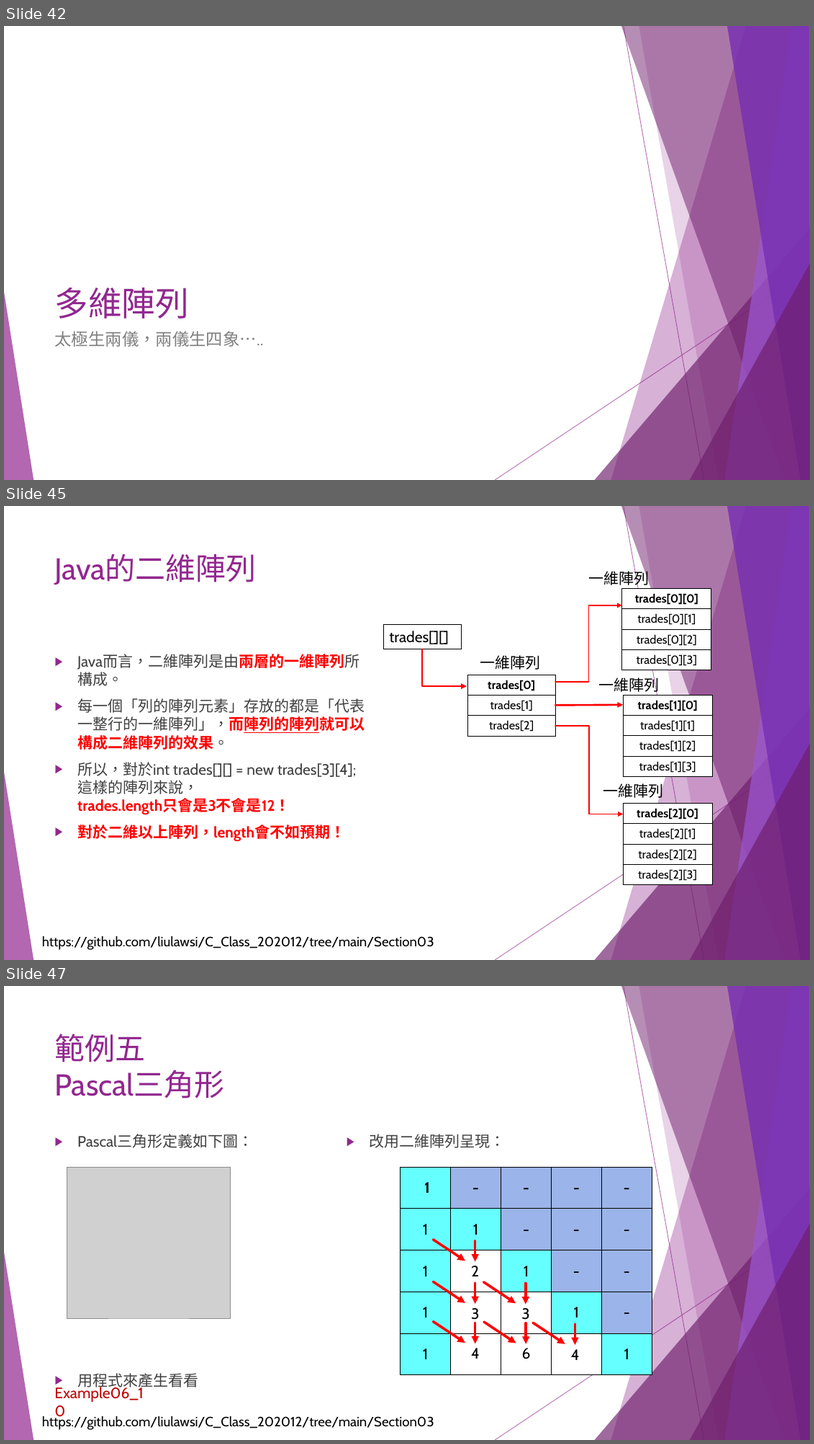
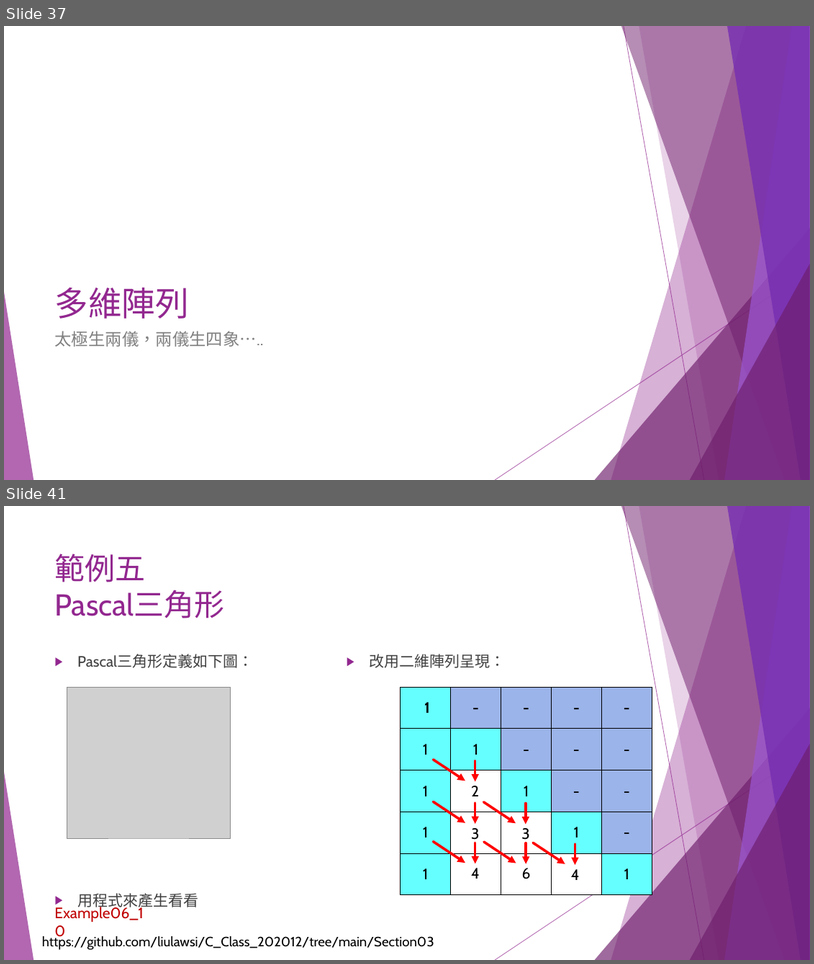
Before and after one commit to liulawsi/My_PPTs, a slide deck: CHING JIAN/C_Class/04陣列好好用.pptx. Shown one above the other, each under a label of ours: slides 42, 45 and 47 before the commit, slides 37 and 41 after it; the slides between them are not shown. The pictures are 814x1444 and 814x964 pixels, drawn with LibreOffice and Linux fonts; fonts in the diff are those of the drawing; grey boxes stand for pictures. Boxes give left, top, right and bottom in pixels: in the first picture for what was removed or moved away, otherwise in the second. Text is boxed around its words. In the diff, an @@ line names an element or a change of style, - is before the commit and + after.

```diff
--- a/CHING JIAN/C_Class/04陣列好好用.pptx
+++ b/CHING JIAN/C_Class/04陣列好好用.pptx
@@ slide 45 removed at [4, 506, 810, 960], background #FFFFFF; not listed: 10 template elements that a slide beside it also shows @@
@@ title removed at [55, 554, 257, 584] @@
-Java的二維陣列
@@ text removed at [589, 569, 650, 587] @@
-一維陣列
@@ table removed at [622, 588, 712, 669], 4 rows, 1 columns @@
-trades[0][0]
-trades[0][1]
-trades[0][2]
-trades[0][3]
@@ elbow arrow removed from (556, 682) to (622, 605) @@
@@ rectangle removed at [384, 625, 462, 649] @@
-trades[][]
@@ text removed at [77, 654, 365, 841] @@
-▶ Java而言，二維陣列是由兩層的一維陣列所構成。
-▶ 每一個「列的陣列元素」存放的都是「代表一整行的一維陣列」，而陣列的陣列就可以構成二維陣列的效果。
-▶ 所以，對於int trades[][] = new trades[3][4];
-  這樣的陣列來說，
-  trades.length只會是3不會是12！
-▶ 對於二維以上陣列，length會不如預期！
@@ elbow arrow removed from (422, 649) to (467, 686) @@
@@ text removed at [481, 655, 541, 669] @@
-一維陣列
@@ table removed at [468, 674, 556, 735], 3 rows, 1 columns @@
-trades[0]
-trades[1]
-trades[2]
@@ text removed at [599, 675, 660, 694] @@
-一維陣列
@@ table removed at [623, 695, 713, 775], 4 rows, 1 columns @@
-trades[1][0]
-trades[1][1]
-trades[1][2]
-trades[1][3]
@@ arrow removed from (556, 705) to (623, 705) @@
@@ elbow arrow removed from (556, 726) to (623, 814) @@
@@ text removed at [603, 783, 664, 800] @@
-一維陣列
@@ table removed at [623, 803, 713, 883], 4 rows, 1 columns @@
-trades[2][0]
-trades[2][1]
-trades[2][2]
-trades[2][3]
@@ text removed at [42, 936, 435, 950] @@
-https://github.com/liulawsi/C_Class_202012/tree/main/Section03
@@ what was slide 42 is now slide 37 @@
@@ what was slide 47 is now slide 41 @@
```
Also in this commit, not shown: 8 slides changed, 5 other slides removed.
